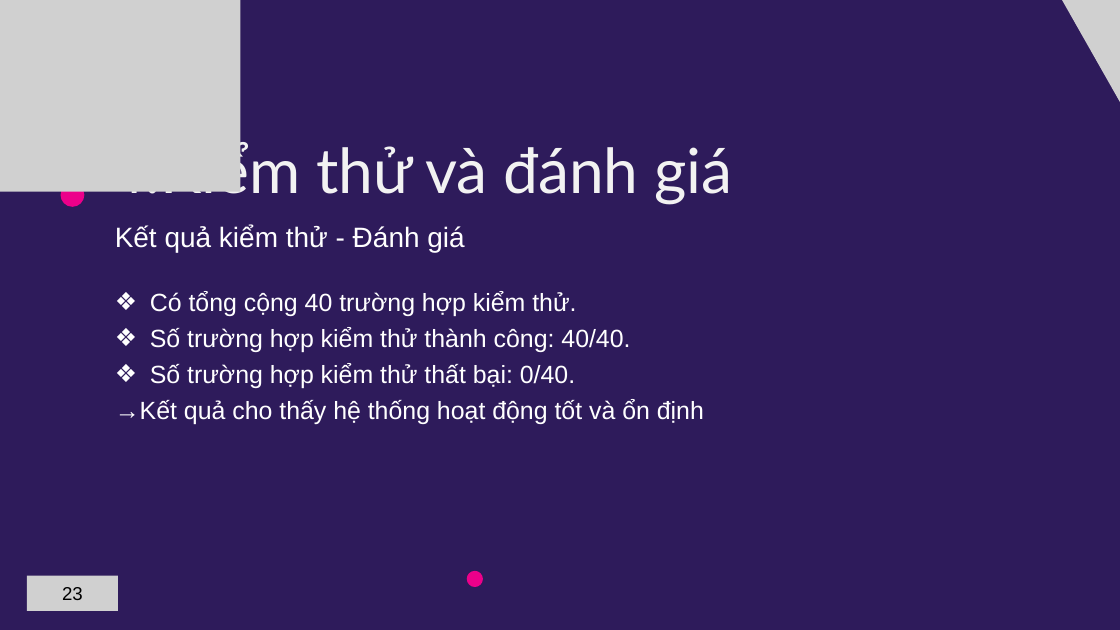
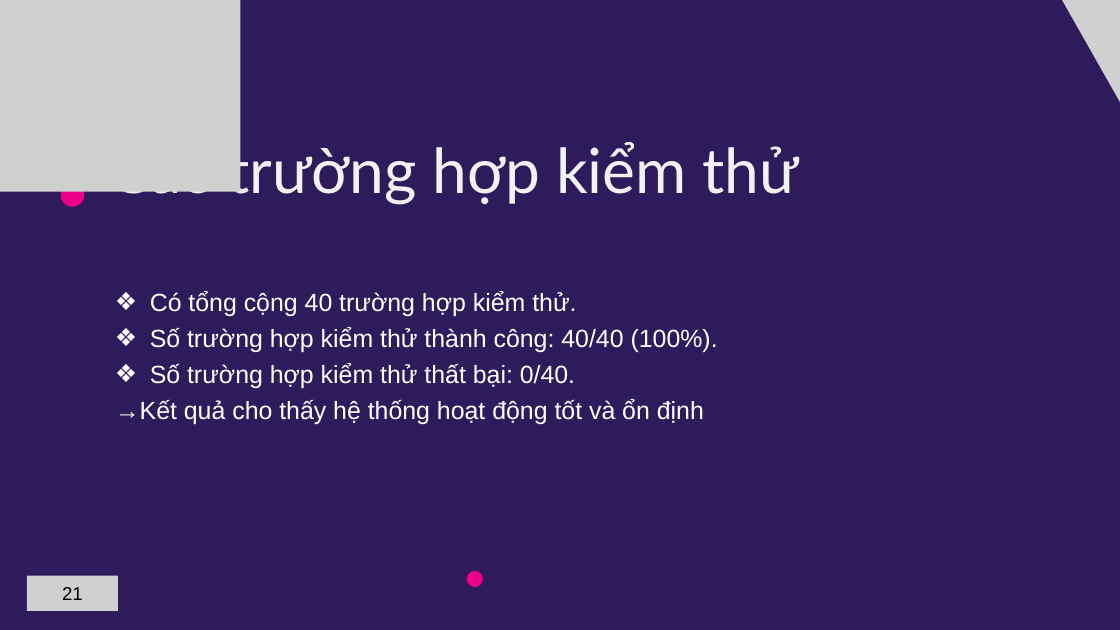
Before and after one commit to B2012257/lvtn_indieGameForum, a slide deck: slide 25 of docs/gameIndiePPT.pptx (slide 23 before the commit). Drawn at 1120x630 pixels with LibreOffice and Linux fonts; fonts in the diff are those of the drawing; grey boxes stand for pictures. Boxes give left, top, right and bottom in pixels: in the first picture for what was removed or moved away, otherwise in the second. Text is boxed around its words. In the diff, an @@ line names an element or a change of style, - is before the commit and + after.

```diff
--- a/docs/gameIndiePPT.pptx
+++ b/docs/gameIndiePPT.pptx
@@ text at (x1=109, y1=139, x2=799, y2=205): text changed @@
-4.Kiểm thử và đánh giá
+Các trường hợp kiểm thử
@@ text removed at (x1=115, y1=226, x2=464, y2=253) @@
-Kết quả kiểm thử - Đánh giá
@@ text at (x1=150, y1=327, x2=718, y2=352): text changed @@
-❖ Số trường hợp kiểm thử thành công: 40/40.
+❖ Số trường hợp kiểm thử thành công: 40/40 (100%).
@@ text at (x1=62, y1=587, x2=83, y2=600): text changed @@
-23
+21
```
Also in this commit, not shown: 22 other slides changed, 2 slides added, 32 other files.
